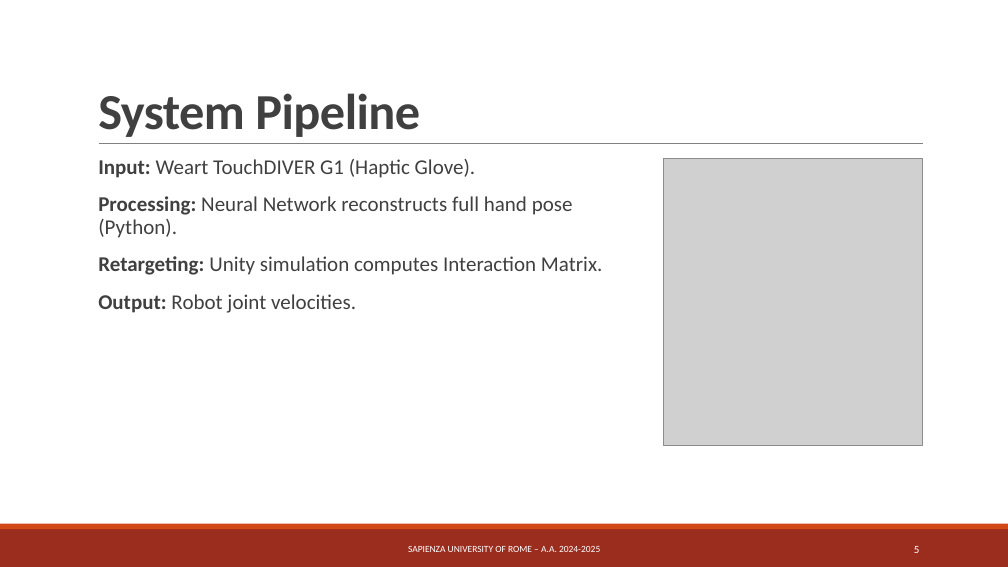
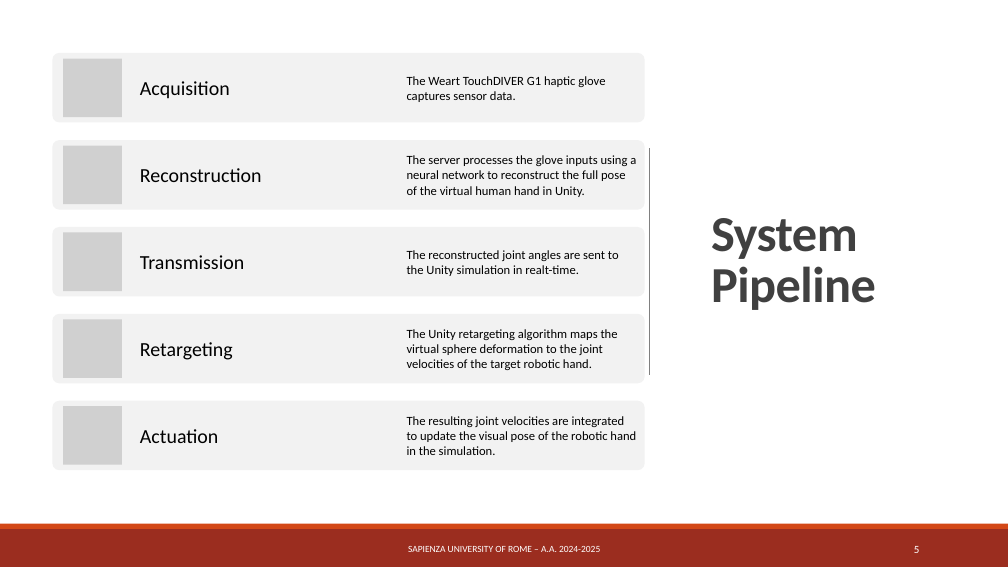
Before and after one commit to yvhem/object_domain_synergy_mapping, a slide deck: slide 5 of Motion Retargeting for Grasping Tasks.pptx. Drawn at 1008x567 pixels with LibreOffice and Linux fonts; fonts in the diff are those of the drawing; grey boxes stand for pictures. Boxes give left, top, right and bottom in pixels: in the first picture for what was removed or moved away, otherwise in the second. Text is boxed around its words. In the diff, an @@ line names an element or a change of style, - is before the commit and + after.

```diff
--- a/Motion Retargeting for Grasping Tasks.pptx
+++ b/Motion Retargeting for Grasping Tasks.pptx
@@ rectangle added at (0,0,1008,524), fill #FFFFFF @@
@@ title "System Pipeline": place and size @@
-title "System Pipeline" at (98,93,420,137)
+title "System Pipeline" at (711,218,876,310)
@@ title "System Pipeline" at (711,218,876,310): vertical alignment bottom to middle @@
@@ line removed from (99, 144) to (923, 144) @@
@@ line added from (650, 148) to (650, 375), #808080 0.5 pt @@
@@ text removed at (98,159,602,313) @@
-  Input: Weart TouchDIVER G1 (Haptic Glove).
-  Processing: Neural Network reconstructs full hand pose (Python).
-  Retargeting: Unity simulation computes Interaction Matrix.
-  Output: Robot joint velocities.
@@ picture removed at (663,159,923,446) @@
@@ group added at (52,53,645,470): 10 texts, 5 rounded rectangles, 5 pictures @@
+Acquisition
+The Weart TouchDIVER G1 haptic glove captures sensor data.
+Reconstruction
+The server processes the glove inputs using a neural network to reconstruct the full pose of the virtual human hand in Unity.
+Transmission
+The reconstructed joint angles are sent to the Unity simulation in realt-time.
+Retargeting
+The Unity retargeting algorithm maps the virtual sphere deformation to the joint velocities of the target robotic hand.
+Actuation
+The resulting joint velocities are integrated to update the visual pose of the robotic hand in the simulation.
```
Also in this commit, not shown: 1 other slide changed, 1 other file.
